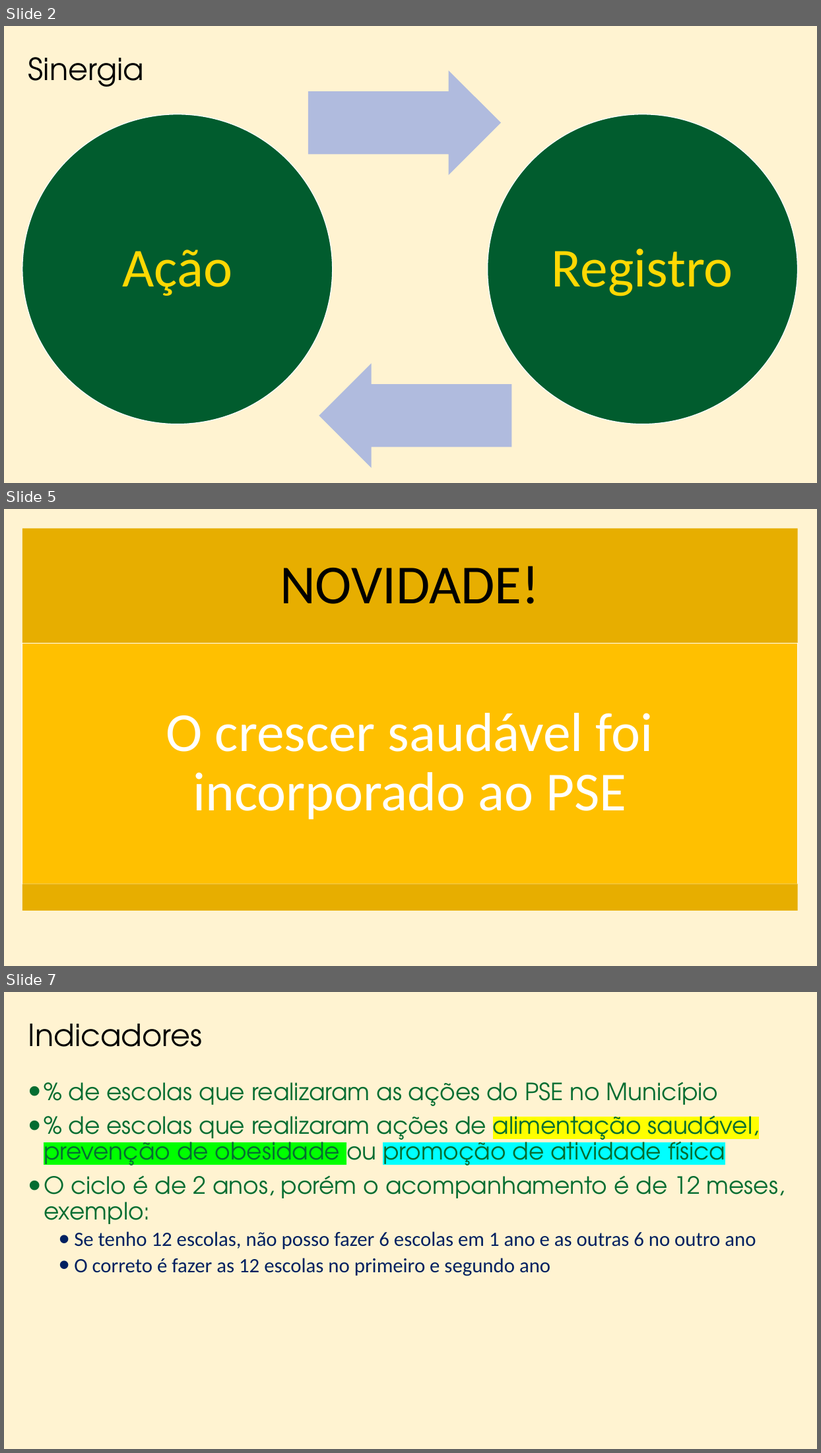
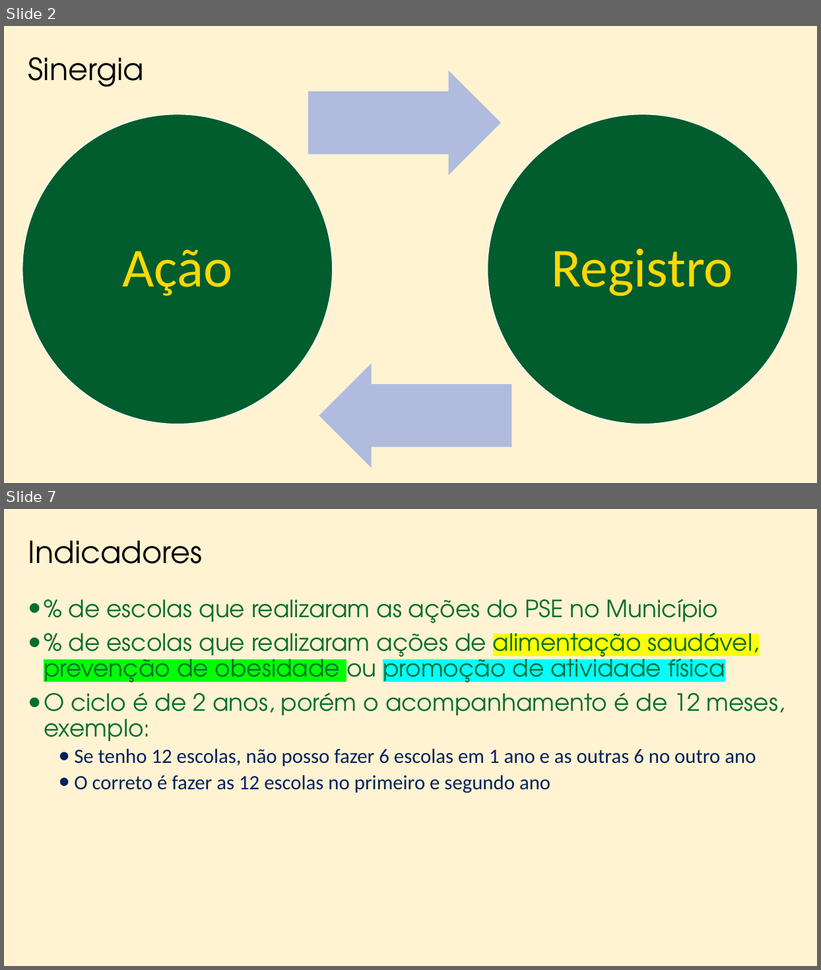
Before and after one commit to marfontenele2/MeusCursos, a slide deck: PSE.pptx. Shown one above the other, each under a label of ours: slides 2, 5 and 7 before the commit, slides 2 and 7 after it; the slides between them are not shown. The pictures are 821x1453 and 821x970 pixels, drawn with LibreOffice and Linux fonts; fonts in the diff are those of the drawing; background and template pictures are left out. Boxes give left, top, right and bottom in pixels: in the first picture for what was removed or moved away, otherwise in the second. Text is boxed around its words. In the diff, an @@ line names an element or a change of style, - is before the commit and + after.

```diff
--- a/PSE.pptx
+++ b/PSE.pptx
@@ slide 5 removed at (x1=4, y1=509, x2=817, y2=966), background #FFC000 at 18% opacity @@
@@ group removed at (x1=22, y1=529, x2=798, y2=911): 3 rectangles, 2 texts @@
-NOVIDADE!
-O crescer saudável foi incorporado ao PSE
```
Also in this commit, not shown: 3 slides changed, 4 slides added, 5 other slides removed.
